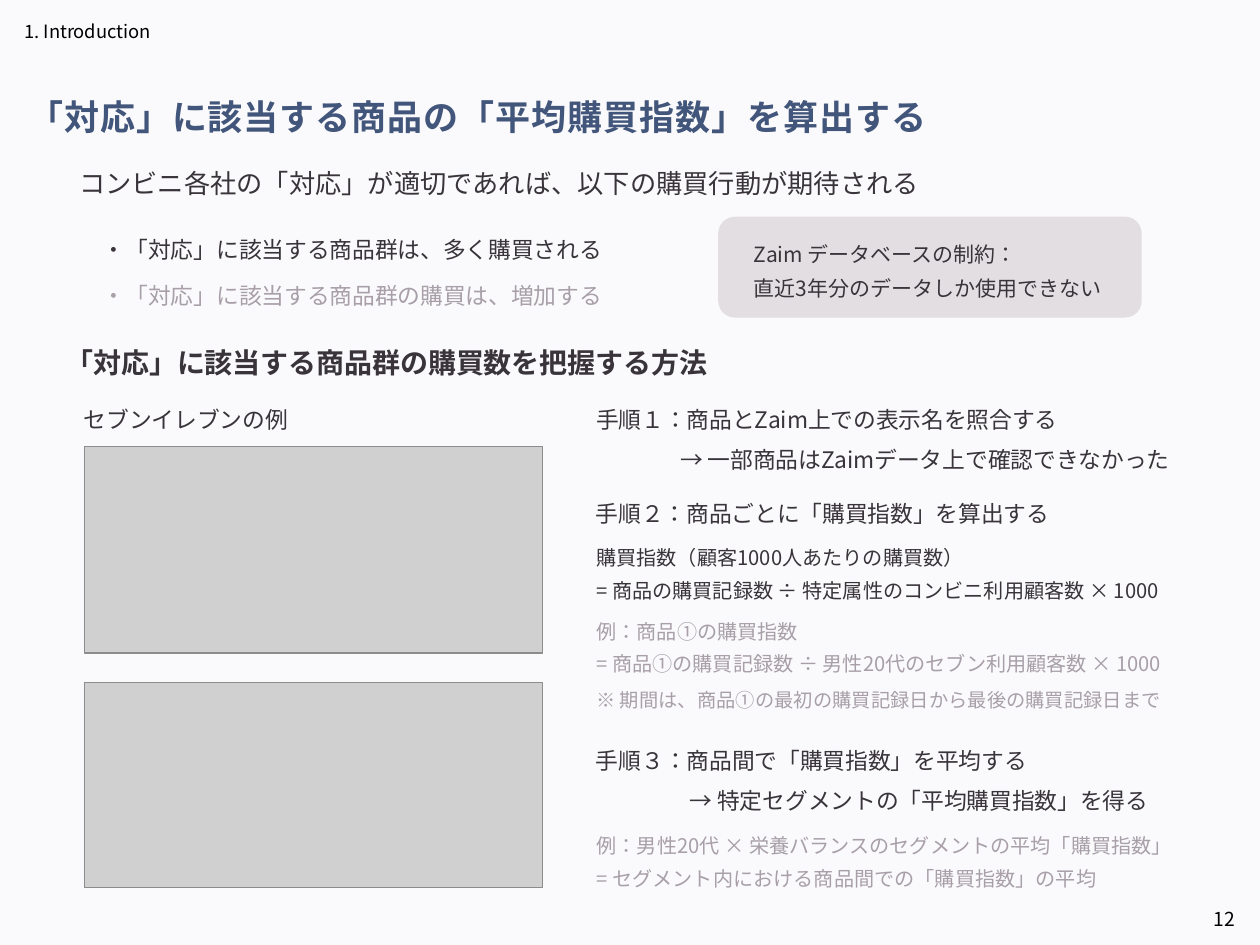
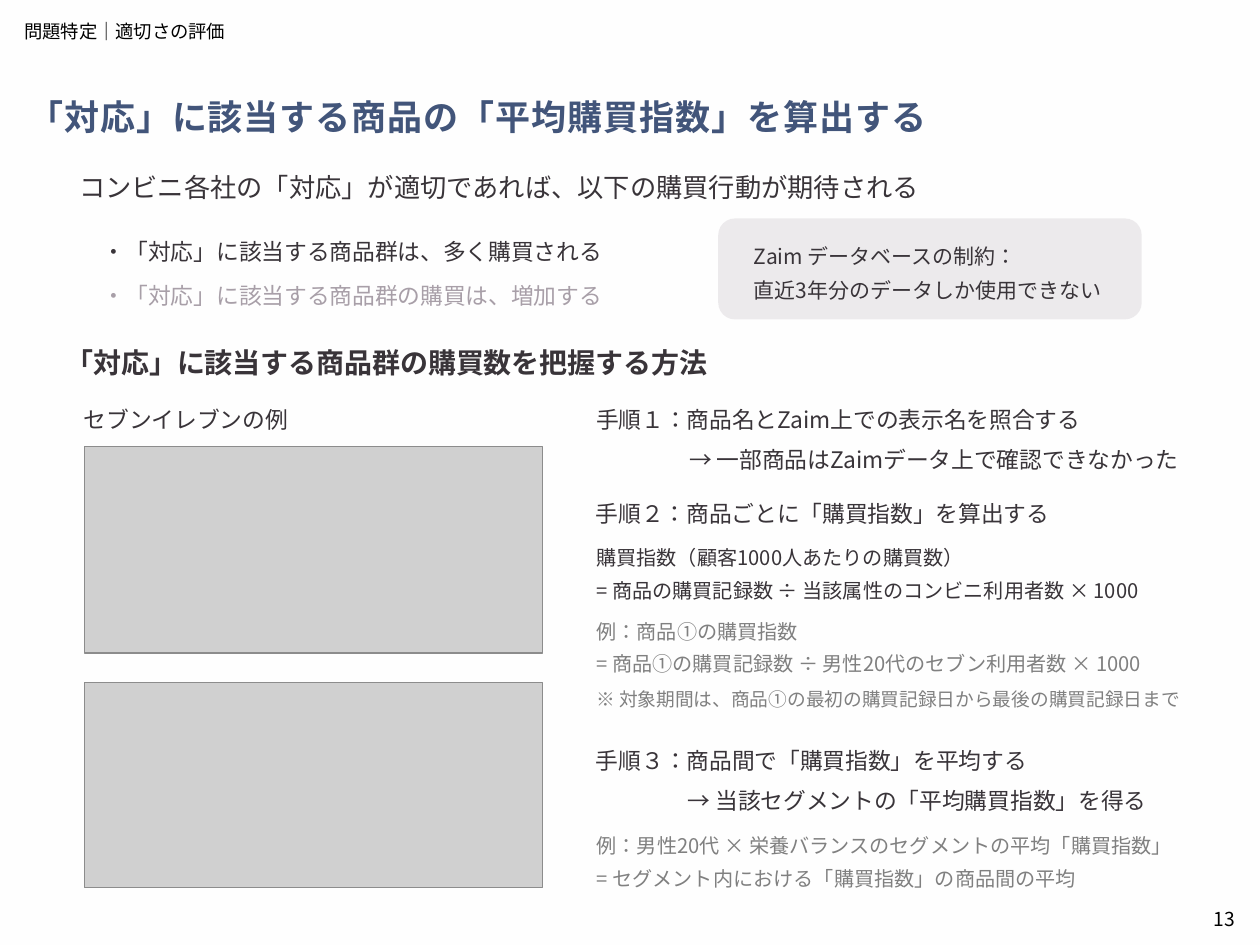
Before and after one commit to aoiseki0415/Accenture_CEO, a slide deck: slide 13 of 提出物一覧/アクセンチュア_中間発表.pptx (slide 12 before the commit). Drawn at 1260x945 pixels with LibreOffice and Linux fonts; fonts in the diff are those of the drawing; grey boxes stand for pictures. Boxes give left, top, right and bottom in pixels: in the first picture for what was removed or moved away, otherwise in the second. Text is boxed around its words. In the diff, an @@ line names an element or a change of style, - is before the commit and + after.

```diff
--- a/提出物一覧/アクセンチュア_中間発表.pptx
+++ b/提出物一覧/アクセンチュア_中間発表.pptx
@@ background #E7E6F4 at 19% opacity to #F5EDE9 at 4% opacity @@
@@ text removed at bbox=[24, 23, 151, 39] @@
-1. Introduction
@@ text added at bbox=[24, 22, 225, 40], 10.5 pt, text #000000 @@
+問題特定｜適切さの評価
@@ text "コンビニ各社の「対応」が適切であれば、以下の購買行動が期待される": place and size @@
-text "コンビニ各社の「対応」が適切であれば、以下の購買行動が期待される" at bbox=[79, 171, 919, 196]
+text "コンビニ各社の「対応」が適切であれば、以下の購買行動が期待される" at bbox=[79, 174, 919, 200]
@@ rounded rectangle at bbox=[718, 218, 1142, 319]: fill #DCD8DC at 80% opacity to #DCD8DC at 50% opacity @@
@@ text at bbox=[596, 409, 1080, 430]: text changed @@
-手順１：商品とZaim上での表示名を照合する
+手順１：商品名とZaim上での表示名を照合する
@@ text "→ 一部商品はZaimデータ上で確認できなかった": place and size @@
-text "→ 一部商品はZaimデータ上で確認できなかった" at bbox=[708, 449, 1170, 470]
+text "→ 一部商品はZaimデータ上で確認できなかった" at bbox=[717, 449, 1179, 470]
@@ text at bbox=[596, 548, 1139, 600]: text changed @@
-購買指数（顧客1000人あたりの購買数）
-= 商品の購買記録数 ÷ 特定属性のコンビニ利用顧客数 × 1000
+購買指数（顧客1000人あたりの購買数）
+= 商品の購買記録数 ÷ 当該属性のコンビニ利用者数 × 1000
@@ text at bbox=[596, 622, 1141, 673]: text changed; text colour #A89FA8 to #808080 @@
-例：商品①の購買指数
-= 商品①の購買記録数 ÷ 男性20代のセブン利用顧客数 × 1000
+例：商品①の購買指数
+= 商品①の購買記録数 ÷ 男性20代のセブン利用者数 × 1000
@@ text at bbox=[619, 690, 1180, 708]: text changed; size 11 to 10.7 pt; text colour #A89FA8 to #808080 @@
-※ 期間は、商品①の最初の購買記録日から最後の購買記録日まで
+※ 対象期間は、商品①の最初の購買記録日から最後の購買記録日まで
@@ text at bbox=[715, 789, 1146, 811]: text changed @@
-→ 特定セグメントの「平均購買指数」を得る
+→ 当該セグメントの「平均購買指数」を得る
@@ text at bbox=[597, 836, 1172, 888]: text changed; text colour #A89FA8 to #808080 @@
-例：男性20代 × 栄養バランスのセグメントの平均「購買指数」
-= セグメント内における商品間での「購買指数」の平均
+例：男性20代 × 栄養バランスのセグメントの平均「購買指数」
+= セグメント内における「購買指数」の商品間の平均
@@ page number at bbox=[1213, 911, 1234, 927]: text changed @@
-12
+13
```
Also in this commit, not shown: 15 other slides changed, 7 slides added, 3 slides removed.
